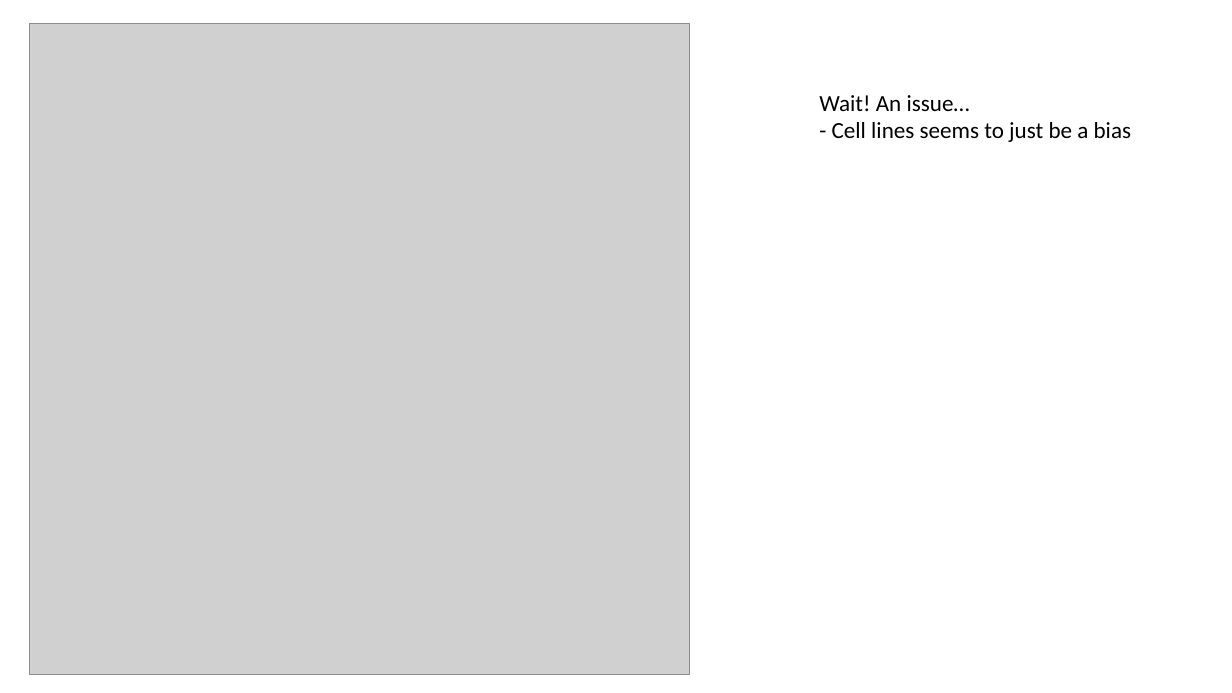
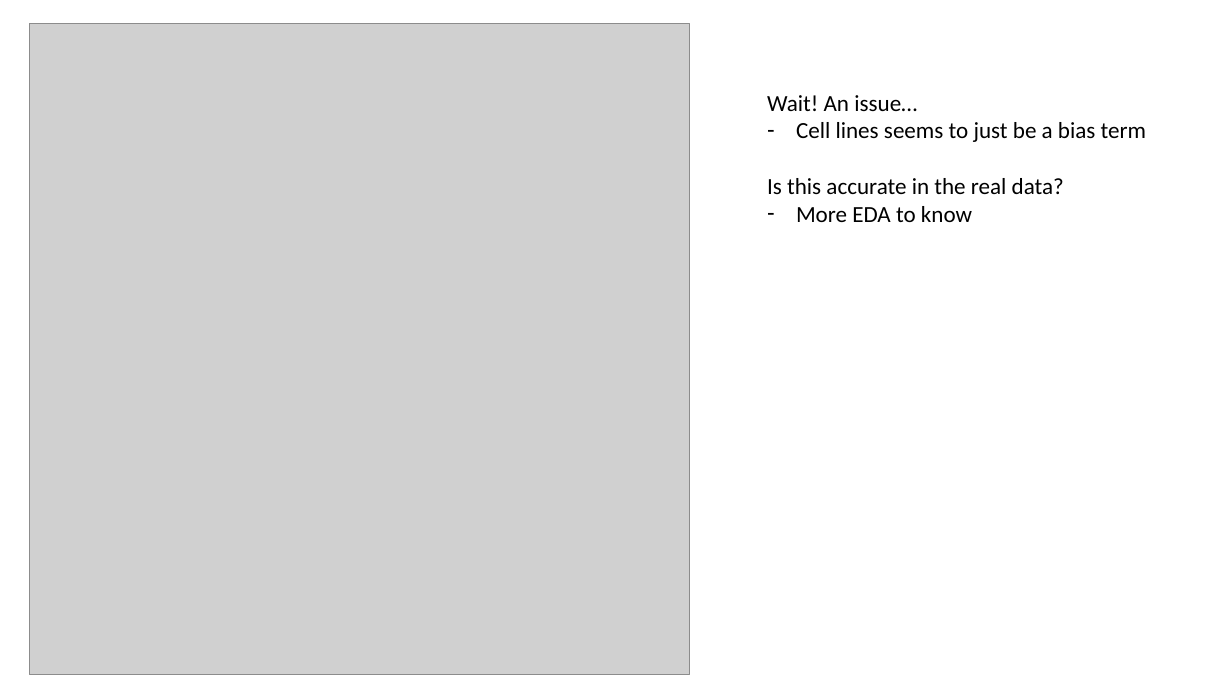
Before and after one commit to nathanieljevans/TrojanArrow, a slide deck: slide 11 of docs/evans_final.pptx. Drawn at 1232x693 pixels with LibreOffice and Linux fonts; fonts in the diff are those of the drawing; grey boxes stand for pictures. Boxes give left, top, right and bottom in pixels: in the first picture for what was removed or moved away, otherwise in the second. Text is boxed around its words. In the diff, an @@ line names an element or a change of style, - is before the commit and + after.

```diff
--- a/docs/evans_final.pptx
+++ b/docs/evans_final.pptx
@@ text "Wait! An issue…": place and size @@
-text "Wait! An issue…" at box(819, 95, 1132, 142)
+text "Wait! An issue…" at box(767, 95, 1146, 222)
@@ text at box(767, 122, 1146, 222): text changed @@
-- Cell lines seems to just be a bias
+– Cell lines seems to just be a bias term
+Is this accurate in the real data?
+– More EDA to know
```
Also in this commit, not shown: 3 other slides changed, 1 other file.
